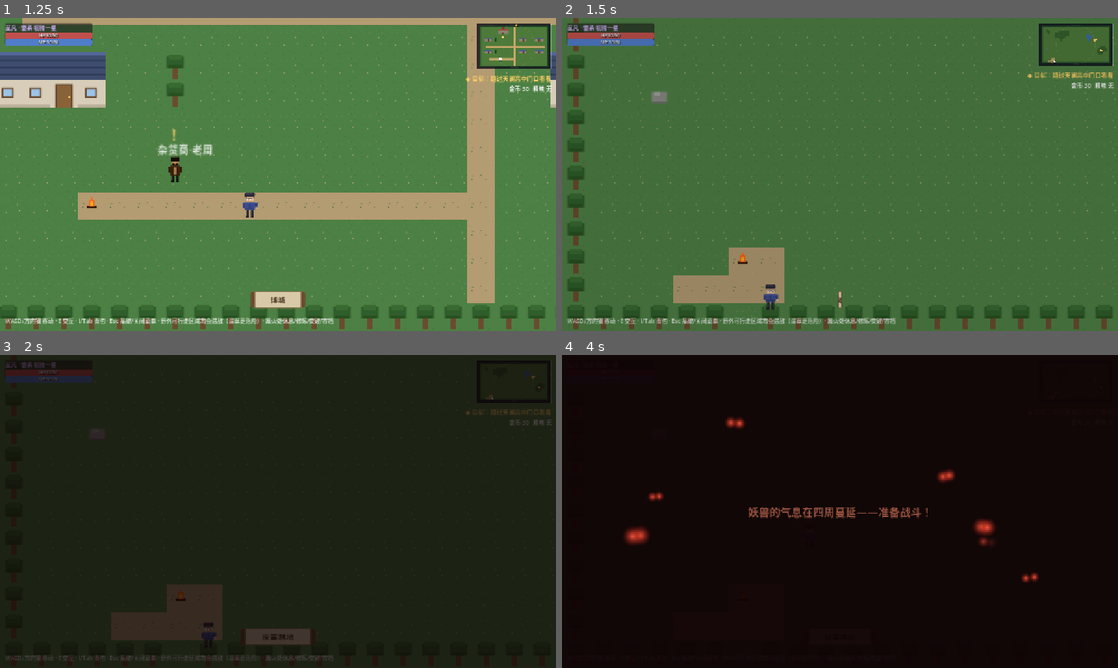
Above: before the commit, frames 1-4 (two rows, left to right).
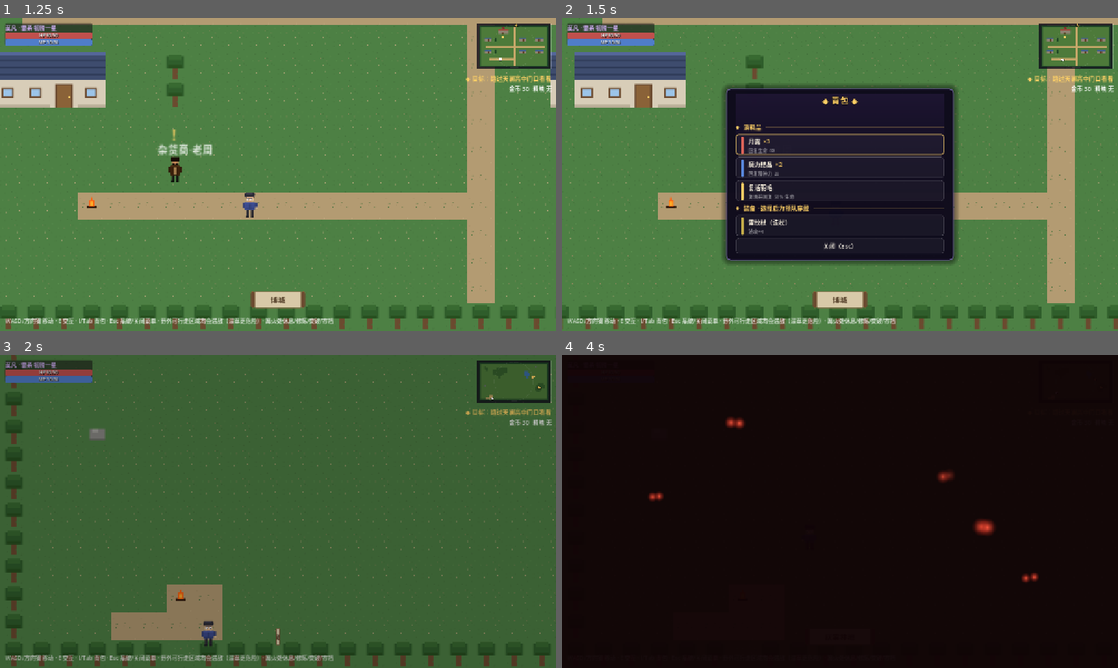
Above: after the commit, the same moments.

Repository: Lydocan/FullTimeMagic
Game: Godot game, scene res://tools/screenshot_harness.tscn
The game is run twice, just before and just after one commit, with the same random seed, the same clock (stepped at 60 frames per second) and the same inputs. This scene is started directly instead of the project's main scene.
Inputs (mouse positions are in pixels of both pictures, inside the frame that each line leads up to):
- Up to frame 1 (1.25 s): tap Enter (ui_accept) at 0.5, 0.77 s; move the mouse to (400, 158) at 0.52 s; hold D (move_right) from 0.53 s (still down); tap Space (attack) at 0.6 s; click (400, 158) at 0.67 s
- Up to frame 2 (1.5 s): move the mouse to (728, 190) at 1.27 s; release D (move_right) at 1.28 s; hold S (move_down) from 1.28 s (still down); tap Z (boost_cycle) at 1.35 s; click (728, 190) at 1.42 s
- Up to frame 3 (2 s): keep holding S (move_down); tap Enter (ui_accept) at 1.52 s
- Up to frame 4 (4 s): move the mouse to (895, 442) at 2.02 s; release S (move_down) at 2.03 s; hold D (move_right) 2.03-2.78 s; hold E (interact) 2.03-2.78 s; click (895, 442) at 2.17 s; move the mouse to (812, 574) at 2.77 s; hold W (move_up) 2.78-3.53 s; tap Space (attack) at 2.85 s; click (812, 574) at 2.92 s; tap Enter (ui_accept) at 3.02, 3.77 s; move the mouse to (1006, 558) at 3.52 s; hold A (move_left) from 3.53 s (still down); hold Z (boost_cycle) from 3.53 s (still down); click (1006, 558) at 3.67 s

Frame 1 is identical in both runs. In frame 2, 46% of the frame differs, in the area x 0-100%, y 0-100%; in frame 3, 100%; in frame 4, 0.9%.

Commit message:
feat: 菜单华丽化——深紫金饰 UI 体系统一（背包重设计，实机截图验收）
- 共享菜单底盘重做：深紫夜色面板（紫金描边/圆角/投影/纵向微渐变）+
  两侧金线夹「◆ 标题 ◆」饰线 + Theme 注入统一按钮（暗底细边/悬停金边/
  焦点金环/禁用置灰）——篝火/商店/系统菜单一并升级
- 背包内容区重做：饰金分节头（◆ 消耗品 ──）、物品行带类型色标
  （回血红/回魔蓝/复活金/装备金）+ 金色数量角标 + 次行灰色说明，
  空状态居中置灰；面板加宽至 480 适配双行布局
- 首版重构曾漏 _menu.add_child(panel)，所有菜单渲染成空壳且无报错——
  scene_smoke 当场拦下（装备流程/系统菜单 4 项失败），埋点定位一行修复；
  装备流程回归同步改为按子 Label 文案查找按钮
- screenshot_harness 增加背包开启截图步骤；冒烟 110 项 + 场景冒烟全绿

Co-Authored-By: Claude <noreply@anthropic.com>

Diff:
--- a/src/world/map_base.gd
+++ b/src/world/map_base.gd
@@ -739,24 +739,111 @@
 ## —— 菜单骨架（篝火/商店/背包共用） ——
 
 ## 构建居中菜单面板，返回可动态重建的内容容器（标题常驻，Esc 由 _unhandled_input 统一关闭）。
+## 华丽化：深紫夜色面板 + 金色饰线标题 + 统一按钮主题（与战斗 UI 同一观感体系）。
 func _menu_base(title_text: String, width := 360.0) -> VBoxContainer:
 	_menu = CenterContainer.new()
 	_menu.set_anchors_preset(Control.PRESET_FULL_RECT)
+	_menu.theme = _menu_theme()
 	var panel := PanelContainer.new()
+	var panel_style := StyleBoxFlat.new()
+	panel_style.bg_color = Color(0.055, 0.04, 0.11, 0.96)
+	panel_style.border_color = Color("7a68b0")
+	panel_style.set_border_width_all(2)
+	panel_style.set_corner_radius_all(10)
+	panel_style.shadow_color = Color(0, 0, 0, 0.45)
+	panel_style.shadow_size = 14
+	panel_style.content_margin_left = 22.0
+	panel_style.content_margin_right = 22.0
+	panel_style.content_margin_top = 12.0
+	panel_style.content_margin_bottom = 16.0
+	panel.add_theme_stylebox_override("panel", panel_style)
+	# 面板里的微渐变底：纵向深紫过渡，撑出质感
+	var grad := TextureRect.new()
+	var g := Gradient.new()
+	g.set_offset(0, 0.0)
+	g.set_color(0, Color(0.16, 0.11, 0.26, 0.55))
+	g.set_offset(1, 1.0)
+	g.set_color(1, Color(0.02, 0.01, 0.05, 0.0))
+	var gtex := GradientTexture2D.new()
+	gtex.gradient = g
+	gtex.fill_from = Vector2(0.5, 0.0)
+	gtex.fill_to = Vector2(0.5, 1.0)
+	gtex.width = 32
+	gtex.height = 128
+	grad.texture = gtex
+	grad.stretch_mode = TextureRect.STRETCH_SCALE
+	grad.expand_mode = TextureRect.EXPAND_IGNORE_SIZE
+	grad.mouse_filter = Control.MOUSE_FILTER_IGNORE
+	panel.add_child(grad)
 	var panel_box := VBoxContainer.new()
-	panel_box.add_theme_constant_override("separation", 6)
+	panel_box.add_theme_constant_override("separation", 8)
 	panel.add_child(panel_box)
-	_menu.add_child(panel)
-	var title := Label.new()
-	title.text = title_text
-	title.add_theme_font_size_override("font_size", 20)
-	panel_box.add_child(title)
+	# 饰线标题：两侧金线夹「◆ 标题 ◆」
+	var title_row := HBoxContainer.new()
+	title_row.add_theme_constant_override("separation", 10)
+	for side in 2:
+		var line := ColorRect.new()
+		line.color = Color(1.0, 0.82, 0.4, 0.35)
+		line.custom_minimum_size = Vector2(0, 2)
+		line.size_flags_horizontal = Control.SIZE_EXPAND_FILL
+		line.size_flags_vertical = Control.SIZE_SHRINK_CENTER
+		title_row.add_child(line)
+		if side == 0:
+			var title := Label.new()
+			title.text = "◆ %s ◆" % title_text
+			title.add_theme_font_size_override("font_size", 20)
+			title.add_theme_color_override("font_color", Color("ffd166"))
+			title.add_theme_color_override("font_outline_color", Color(0, 0, 0, 0.85))
+			title.add_theme_constant_override("outline_size", 4)
+			title_row.add_child(title)
+	panel_box.add_child(title_row)
 	var body := VBoxContainer.new()
-	body.add_theme_constant_override("separation", 4)
+	body.add_theme_constant_override("separation", 5)
 	body.custom_minimum_size = Vector2(width, 0)
 	panel_box.add_child(body)
+	_menu.add_child(panel)  # 面板挂进菜单容器（漏掉这行曾让所有菜单渲染成空壳）
 	_hud.add_child(_menu)
 	return body
+
+
+## 菜单统一按钮主题：暗底细边、悬停金边、焦点金环——键盘导航的落点一眼可见。
+func _menu_theme() -> Theme:
+	var t := Theme.new()
+	var normal := StyleBoxFlat.new()
+	normal.bg_color = Color(1, 1, 1, 0.045)
+	normal.border_color = Color(1, 1, 1, 0.10)
+	normal.set_border_width_all(1)
+	normal.set_corner_radius_all(6)
+	normal.content_margin_left = 12.0
+	normal.content_margin_right = 12.0
+	normal.content_margin_top = 7.0
+	normal.content_margin_bottom = 7.0
+	var hover := normal.duplicate()
+	hover.bg_color = Color(1, 1, 1, 0.09)
+	hover.border_color = Color(1.0, 0.82, 0.4, 0.55)
+	var pressed := normal.duplicate()
+	pressed.bg_color = Color(1, 1, 1, 0.14)
+	pressed.border_color = Color(1.0, 0.82, 0.4, 0.75)
+	var disabled := normal.duplicate()
+	disabled.bg_color = Color(1, 1, 1, 0.02)
+	disabled.border_color = Color(1, 1, 1, 0.05)
+	var focus := StyleBoxFlat.new()
+	focus.draw_center = false
+	focus.border_color = Color(1.0, 0.82, 0.4, 0.9)
+	focus.set_border_width_all(2)
+	focus.set_corner_radius_all(6)
+	t.set_stylebox("normal", "Button", normal)
+	t.set_stylebox("hover", "Button", hover)
+	t.set_stylebox("pressed", "Button", pressed)
+	t.set_stylebox("disabled", "Button", disabled)
+	t.set_stylebox("focus", "Button", focus)
+	t.set_color("font_color", "Button", Color(0.93, 0.91, 0.86))
+	t.set_color("font_hover_color", "Button", Color(1, 0.95, 0.82))
+	t.set_color("font_focus_color", "Button", Color(1, 0.95, 0.82))
+	t.set_color("font_pressed_color", "Button", Color(1, 0.9, 0.7))
+	t.set_color("font_disabled_color", "Button", Color(1, 1, 1, 0.28))
+	t.set_font_size("font_size", "Button", 14)
+	return t
 
 
 ## 菜单的结果提示行（每次重建时新建）。
@@ -979,46 +1066,138 @@
 	if _menu != null or _event_running:
 		return
 	player.input_enabled = false
-	_bag_box = _menu_base("背包", 420)
+	_bag_box = _menu_base("背包", 480)
 	_refresh_bag()
 
 
 func _refresh_bag() -> void:
 	for child in _bag_box.get_children():
 		child.queue_free()
-	var message := _menu_message(_bag_box)
-	var head := Label.new()
-	head.text = "—— 消耗品 ——"
-	head.add_theme_font_size_override("font_size", 13)
-	_bag_box.add_child(head)
+	_menu_message(_bag_box)
+	_bag_section(_bag_box, "消耗品")
 	if GameState.items.is_empty():
 		var empty := Label.new()
 		empty.text = "（空空如也）"
 		empty.add_theme_font_size_override("font_size", 12)
+		empty.add_theme_color_override("font_color", Color(1, 1, 1, 0.35))
+		empty.horizontal_alignment = HORIZONTAL_ALIGNMENT_CENTER
 		_bag_box.add_child(empty)
 	for item_id in GameState.items:
 		var item: ItemData = GameData.load_item(item_id)
-		var btn := Button.new()
-		btn.text = "%s ×%d · %s" % [item.item_name, GameState.items[item_id], item.effect_text()]
-		btn.add_theme_font_size_override("font_size", 13)
-		btn.pressed.connect(_pick_field_target.bind(item_id))
+		if item == null:
+			continue
+		var btn := _bag_item_button(item.item_name, item.effect_text(), _item_kind_color(item),
+				GameState.items[item_id], _pick_field_target.bind(item_id))
 		_bag_box.add_child(btn)
-	var equip_head := Label.new()
-	equip_head.text = "—— 装备（选择后为领队穿戴） ——"
-	equip_head.add_theme_font_size_override("font_size", 13)
-	_bag_box.add_child(equip_head)
+	_bag_section(_bag_box, "装备 · 选择后为领队穿戴")
+	if GameState.equip_bag.is_empty():
+		var empty_eq := Label.new()
+		empty_eq.text = "（未携带装备）"
+		empty_eq.add_theme_font_size_override("font_size", 12)
+		empty_eq.add_theme_color_override("font_color", Color(1, 1, 1, 0.35))
+		empty_eq.horizontal_alignment = HORIZONTAL_ALIGNMENT_CENTER
+		_bag_box.add_child(empty_eq)
 	for equip_id in GameState.equip_bag:
 		var eq: EquipData = GameData.load_equip(equip_id)
-		var btn := Button.new()
-		btn.text = "%s（%s）· %s" % [eq.equip_name, eq.slot_name(), eq.bonus_text()]
-		btn.add_theme_font_size_override("font_size", 13)
-		btn.pressed.connect(_pick_equip_target.bind(equip_id))
+		if eq == null:
+			continue
+		var btn := _bag_item_button("%s（%s）" % [eq.equip_name, eq.slot_name()], eq.bonus_text(),
+				Color("c8b04a"), 1, _pick_equip_target.bind(equip_id))
 		_bag_box.add_child(btn)
 	var close_btn := Button.new()
 	close_btn.text = "关闭（Esc）"
 	close_btn.pressed.connect(_close_rest_menu)
 	_bag_box.add_child(close_btn)
 	_focus_menu()
+
+
+## 分节头：金菱 + 金字 + 渐隐饰线。
+func _bag_section(box: VBoxContainer, text: String) -> void:
+	var row := HBoxContainer.new()
+	row.add_theme_constant_override("separation", 8)
+	var gem := Label.new()
+	gem.text = "◆"
+	gem.add_theme_font_size_override("font_size", 12)
+	gem.add_theme_color_override("font_color", Color("ffd166"))
+	row.add_child(gem)
+	var lb := Label.new()
+	lb.text = text
+	lb.add_theme_font_size_override("font_size", 14)
+	lb.add_theme_color_override("font_color", Color("ffd166"))
+	row.add_child(lb)
+	var line := ColorRect.new()
+	line.color = Color(1.0, 0.82, 0.4, 0.22)
+	line.custom_minimum_size = Vector2(0, 2)
+	line.size_flags_horizontal = Control.SIZE_EXPAND_FILL
+	line.size_flags_vertical = Control.SIZE_SHRINK_CENTER
+	row.add_child(line)
+	box.add_child(row)
+
+
+## 物品行按钮：左侧类型色标 + 名称/数量 + 次行说明；外观由菜单主题接管。
+func _bag_item_button(title: String, sub: String, chip_color: Color, count: int, on_press: Callable) -> Button:
+	var btn := Button.new()
+	btn.custom_minimum_size = Vector2(0, 48)
+	var row := HBoxContainer.new()
+	row.set_anchors_preset(Control.PRESET_FULL_RECT)
+	row.offset_left = 12.0
+	row.offset_right = -12.0
+	row.offset_top = 6.0
+	row.offset_bottom = -6.0
+	row.add_theme_constant_override("separation", 10)
+	row.mouse_filter = Control.MOUSE_FILTER_IGNORE
+	var chip := PanelContainer.new()
+	var chip_style := StyleBoxFlat.new()
+	chip_style.bg_color = chip_color
+	chip_style.set_corner_radius_all(3)
+	chip.add_theme_stylebox_override("panel", chip_style)
+	chip.custom_minimum_size = Vector2(7, 0)
+	chip.size_flags_vertical = Control.SIZE_FILL
+	chip.mouse_filter = Control.MOUSE_FILTER_IGNORE
+	row.add_child(chip)
+	var col := VBoxContainer.new()
+	col.add_theme_constant_override("separation", 1)
+	col.size_flags_horizontal = Control.SIZE_EXPAND_FILL
+	col.mouse_filter = Control.MOUSE_FILTER_IGNORE
+	var name_row := HBoxContainer.new()
+	name_row.add_theme_constant_override("separation", 6)
+	name_row.mouse_filter = Control.MOUSE_FILTER_IGNORE
+	var name_lb := Label.new()
+	name_lb.text = title
+	name_lb.add_theme_font_size_override("font_size", 14)
+	name_lb.add_theme_color_override("font_color", Color(0.96, 0.93, 0.86))
+	name_lb.mouse_filter = Control.MOUSE_FILTER_IGNORE
+	name_row.add_child(name_lb)
+	if count > 1:
+		var count_lb := Label.new()
+		count_lb.text = "×%d" % count
+		count_lb.add_theme_font_size_override("font_size", 13)
+		count_lb.add_theme_color_override("font_color", Color("ffd166"))
+		count_lb.mouse_filter = Control.MOUSE_FILTER_IGNORE
+		name_row.add_child(count_lb)
+	col.add_child(name_row)
+	var sub_lb := Label.new()
+	sub_lb.text = sub
+	sub_lb.add_theme_font_size_override("font_size", 11)
+	sub_lb.add_theme_color_override("font_color", Color(1, 1, 1, 0.5))
+	sub_lb.mouse_filter = Control.MOUSE_FILTER_IGNORE
+	col.add_child(sub_lb)
+	row.add_child(col)
+	btn.add_child(row)
+	btn.pressed.connect(on_press)
+	return btn
+
+
+## 物品类型 → 色标颜色（血红/魔蓝/复活金，未知归紫）。
+func _item_kind_color(item: ItemData) -> Color:
+	match item.kind:
+		"heal_hp":
+			return Color("e0655a")
+		"heal_mp":
+			return Color("5a8ae0")
+		"revive":
+			return Color("ffd166")
+	return Color("9a8fd0")
 
 
 func _pick_field_target(item_id: String) -> void:
--- a/tools/scene_smoke.gd
+++ b/tools/scene_smoke.gd
@@ -143,8 +143,11 @@
 	await get_tree().process_frame
 	await get_tree().process_frame
 	for btn in (city.get("_bag_box") as VBoxContainer).get_children():
-		if btn is Button and btn.text.contains("雷纹杖"):
-			btn.pressed.emit()
+		# 新版物品行是"无 text 的按钮 + 子 Label"，按子 Label 文案找目标
+		if btn is Button:
+			for lbl in btn.find_children("*", "Label", true, false):
+				if lbl is Label and lbl.text.contains("雷纹杖"):
+					btn.pressed.emit()
 	await get_tree().process_frame
 	var focus: Control = get_viewport().gui_get_focus_owner()
 	var focus_ok: bool = focus != null and not focus.is_queued_for_deletion()
--- a/tools/screenshot_harness.gd
+++ b/tools/screenshot_harness.gd
@@ -38,6 +38,15 @@
 	player.global_position = city._cell_center(Vector2i(9, 19)) + Vector2(26, 0)  # 商人旁
 	await _wait(0.5)
 	await _snap("02_bo_city_merchant_glow.png")
+	# —— 背包华丽化验收 ——
+	GameState.add_item("yuelu", 3)
+	GameState.add_item("mojingjie", 2)
+	GameState.add_item("fuhuo_yumao", 1)
+	GameState.add_equip("leiwen_zhang")
+	city._open_bag()
+	await _wait(0.4)
+	await _snap("10_bag_ornate.png")
+	city._close_rest_menu()
 	city.free()
 	await _scene_frame()
 
